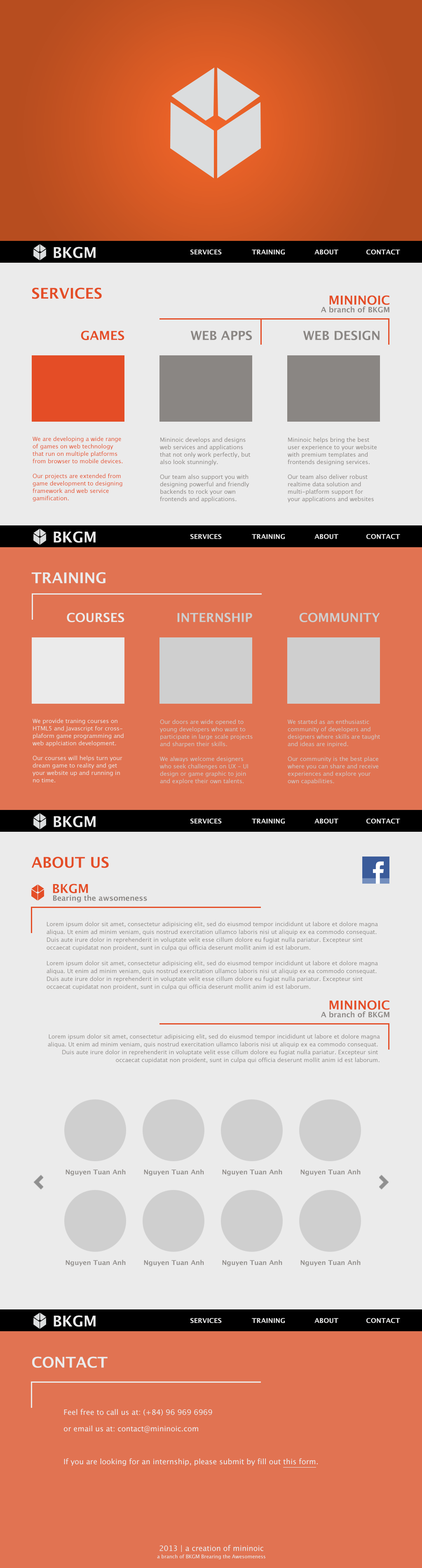
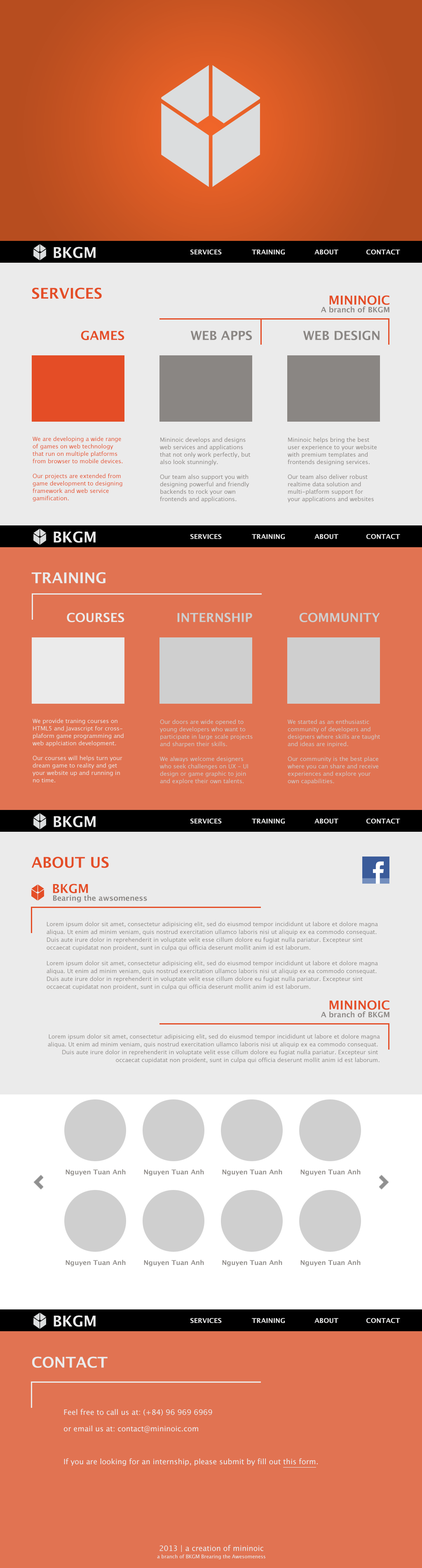
Layers edited between the first and the second 422 x 1568 image:
renamed "Group 5 copy" to "Layer 12", painted on it over [161, 65, 261, 187]
hid "Layer 0" over [0, 65, 422, 1310]
